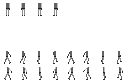
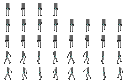
Layers edited between the first and the second w=128, h=80 image:
removed layer "main" over [5, 8, 122, 73]
added layer "Layer 18" above "Layer 17" over [5, 35, 121, 48]
added layer "Layer 17" above "Layer 1" over [5, 8, 122, 73]
